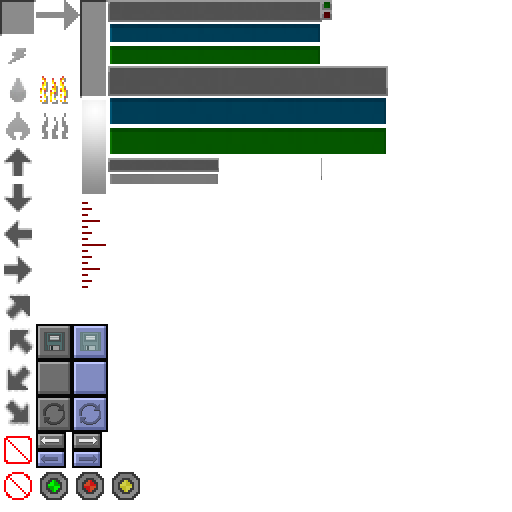
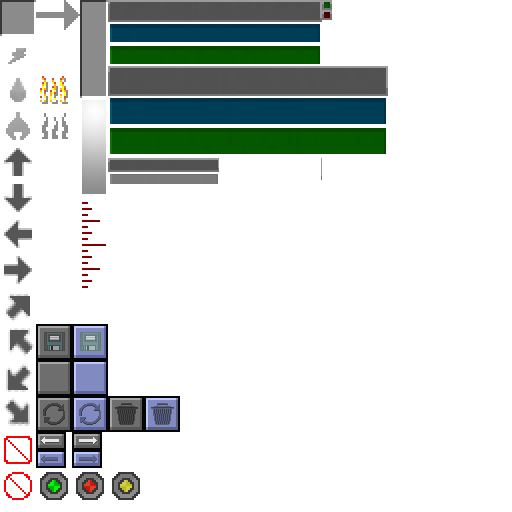
Comparing the layer stacks of the two w=512, h=512 images. Changes:
added layer "refresh copy" above "fire" over [108, 396, 180, 432]
